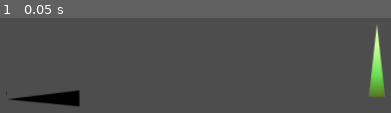
Above: before the commit, frame 1.
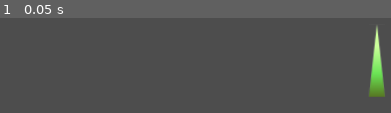
Above: after the commit, the same moment.

Repository: cyps8/FCapitalismJam2024
Game: Godot game, scene res://Nodes/Scenes/root.tscn
The game is run twice, just before and just after one commit, with the same random seed, the same clock (stepped at 60 frames per second) and the same inputs.
Inputs:
- Up to frame 1 (0.05 s): no input

The runs differ from the first frame. In frame 1, 1.7% of the frame differs, in the area x 1-21%, y 75-94%.

Commit message:
Billboarding done
figured it out! now to add animation and throw this grass everywhere

Diff:
--- a/Nodes/Scenes/root.tscn
+++ b/Nodes/Scenes/root.tscn
@@ -23,7 +23,7 @@
 surface_material_override/0 = SubResource("StandardMaterial3D_almwo")
 
 [node name="GrassPlane2" type="MeshInstance3D" parent="."]
-transform = Transform3D(1, 0, 0, 0, 1, 0, 0, 0, 1, -0.927106, 0, 0.0120786)
+transform = Transform3D(1, 0, 0, 0, 1, 0, 0, 0, 1, -0.0138612, 0, 0.0105931)
 mesh = ExtResource("2_b2jcg")
 surface_material_override/0 = SubResource("ShaderMaterial_dhtby")
 
--- a/Scripts/Shaders/grass_shader.gdshader
+++ b/Scripts/Shaders/grass_shader.gdshader
@@ -3,21 +3,17 @@
 uniform sampler2D grass_texture : source_color;
 
 void vertex() {
-	vec3 dir = CAMERA_POSITION_WORLD - NODE_POSITION_WORLD;
-	dir.y = 0.0;
-	dir = normalize(dir);
-	mat3 billboard = mat3(cross(vec3(0.0,1.0,0.0), dir), vec3(0.0,1.0,0.0), dir);
+	vec3 dir_1 = CAMERA_POSITION_WORLD - NODE_POSITION_WORLD;
+	NORMAL = dir_1;
+	vec3 dir_2 = vec3(dir_1.x, 0.0, dir_1.z);
+	vec3 cross_1 = -cross(vec3(0.0,1.0,0.0), dir_1);
+	dir_2 = normalize(dir_2);
+	mat3 billboard = mat3(cross(dir_2, cross_1), dir_1, cross_1);
 	VERTEX = billboard * VERTEX;
-	NORMAL = dir;
 }
 
 void fragment() {
 	vec4 texture_color = texture(grass_texture, UV);
-	ALBEDO = texture_color.xyz;
-	ALPHA = texture_color.w;
+	//ALBEDO = texture_color.xyz;
+	//ALPHA = texture_color.w;
 }
-
-//void light() {
-	// Called for every pixel for every light affecting the material.
-	// Uncomment to replace the default light processing function with this one.
-//}
